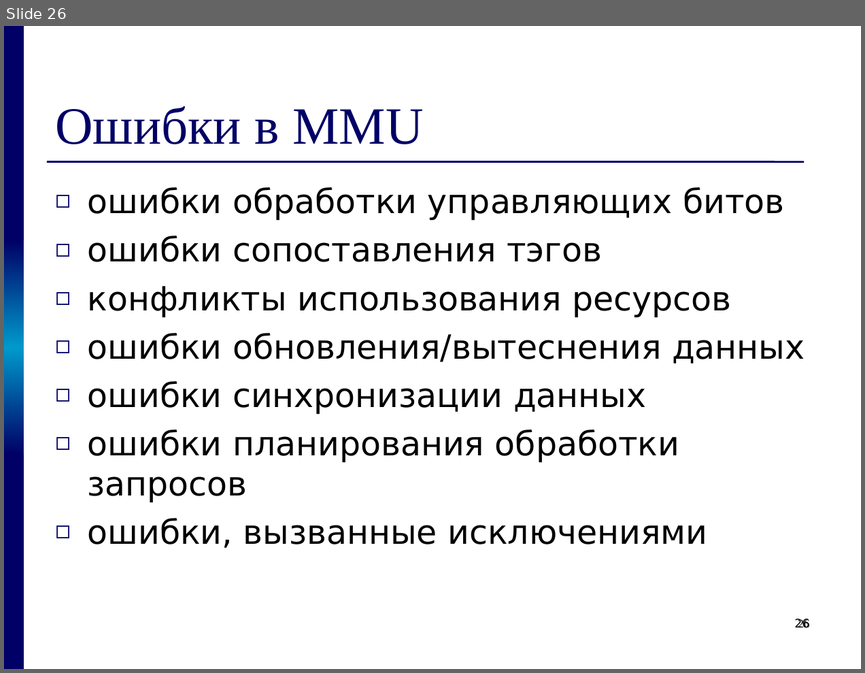
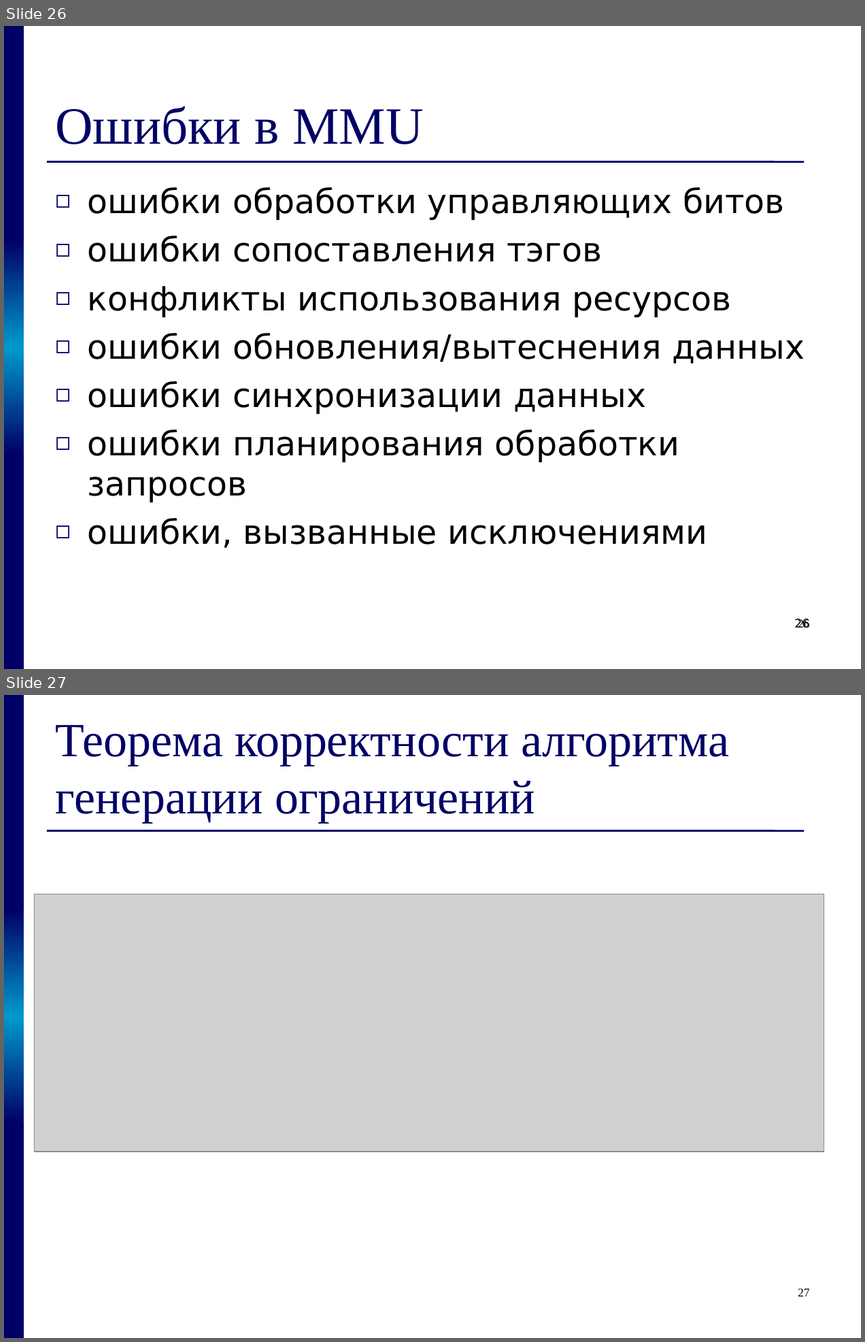
Before and after one commit to kornevgen/tesla-project, a slide deck: papers/THESIS/talks/z2611.ppt. Shown one above the other, each under a label of ours: slide 26 before the commit, slides 26 and 27 after it. The pictures are 865x673 and 865x1342 pixels, drawn with LibreOffice and Linux fonts; fonts in the diff are those of the drawing; grey boxes stand for pictures. Boxes give left, top, right and bottom in pixels: in the first picture for what was removed or moved away, otherwise in the second. Text is boxed around its words. In the diff, an @@ line names an element or a change of style, - is before the commit and + after.

```diff
--- a/papers/THESIS/talks/z2611.ppt
+++ b/papers/THESIS/talks/z2611.ppt
@@ slide 27 added at [4, 695, 861, 1338], background #FFFFFF; not listed: 4 template elements that a slide beside it also shows @@
@@ title added at [55, 725, 729, 822], 40 pt, text #000066 @@
+Теорема корректности алгоритма генерации ограничений
@@ picture added at [34, 894, 823, 1151] @@
@@ page number added at [798, 1288, 809, 1296], 10 pt, text #000000 @@
+27
```
Also in this commit, not shown: 1 slide changed, 6 other slides added.
